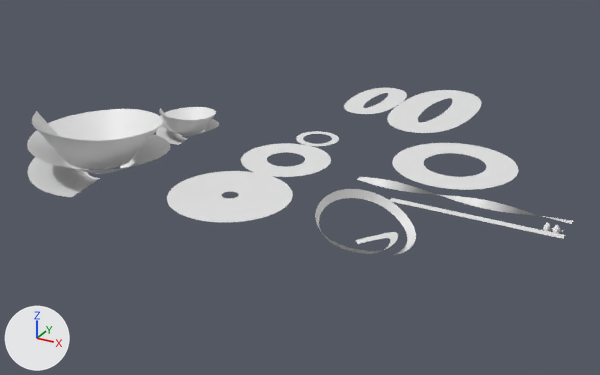
The Blender file blend/circle_UV.blend as it was, and as the next commit left it.
Both versions are drawn from a 50 mm lens placed at (475.0, -969.0, 404.0), pointed at (1.0, -107.0, -27.0). Lighting does not change. The marker at lower left points along +X, +Y and +Z.

The older version as bpy lines, for what is in view:
```python
me_mesh = bpy.data.meshes.new('Mesh')
me_mesh.from_pydata(...)  # 96 vertices, 48 faces; spans x -40.0..40.0, y -75.0..75.0, z 0.0
me_mesh.polygons.foreach_set('use_smooth', [True] * 48)
me_mesh_003 = bpy.data.meshes.new('Mesh.003')
me_mesh_003.from_pydata(...)  # 96 vertices, 48 faces; spans x -80.0..80.0, y -80.0..80.0, z 0.0
me_mesh_003.polygons.foreach_set('use_smooth', [True] * 48)
me_mesh_006 = bpy.data.meshes.new('Mesh.006')
me_mesh_006.from_pydata(...)  # 96 vertices, 48 faces; spans x -40.0..40.0, y -75.0..75.0, z 0.0
me_mesh_006.polygons.foreach_set('use_smooth', [True] * 48)
me_mesh_009 = bpy.data.meshes.new('Mesh.009')
me_mesh_009.from_pydata(...)  # 26 vertices, 12 faces; spans x -100.0..100.0, y -5.0..5.0, z 0.0
me_mesh_009.polygons.foreach_set('use_smooth', [True] * 12)
ob_bezieelipse_a60b25_width30 = bpy.data.objects.new('BezieElipse_A60B25_Width30', me_mesh)
ob_bezieelipse_a60b25_width30.location = (-30.0, 200.0, 0.0)
ob_bezieelipse_a72b30_width45 = bpy.data.objects.new('BezieElipse_A72B30_Width45', me_mesh_006)
ob_bezieelipse_a72b30_width45.location = (70.0, 200.0, 0.0)
ob_bezieelipse_a72b30_width45.scale = (1.5, 1.5, 1.5)
ob_beziercircle_centralr60_holer40_or80 = bpy.data.objects.new('BezierCircle_CentralR60_HoleR40_OR80', me_mesh_003)
ob_beziercircle_centralr60_holer40_or80.location = (170.0, 0.0, 0.0)
ob_straight = bpy.data.objects.new('Straight', me_mesh_009)
ob_straight.location = (240.0, -140.0, 0.0)
# also in view: 'BezierCircle_CentralR42_HoleR25_OR59' at (-30.0, -89.0, 0.0); 'BezierCurve.001' at (160.0, -252.0, 15.0); 'BezierCircle_CentralR42_HoleR10_OR74' at (-30.0, -222.0, 1.0); 'BezierSpiral_CentralR50_SLOPE0.2unitCircle' at (-221.0, -230.0, 35.0); 'BezierSpiral_CentralR25_SLOPE0.1unitCircle' at (-200.0, -70.0, 17.0)
```
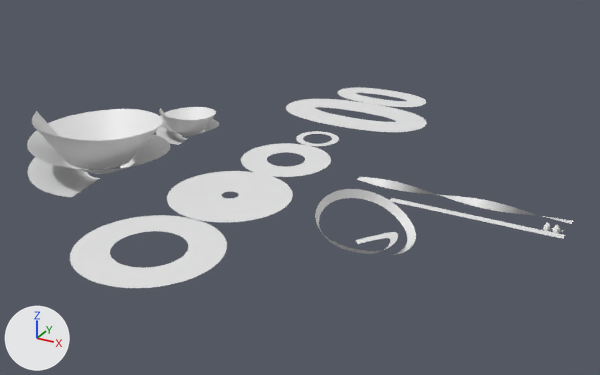
Pixel boxes [x1, y1, x2, y2] of what changed, in the pictures (600 x 375 px):
'BezierCircle_CentralR60_HoleR40_OR80', moved
    before: [392, 143, 519, 190]
    after: [70, 215, 227, 288]
'BezieElipse_A72B30_Width45', moved, turned
    before: [387, 90, 482, 133]
    after: [286, 99, 427, 132]
'BezieElipse_A60B25_Width30', moved, turned
    before: [344, 88, 407, 114]
    after: [337, 87, 426, 107]

What the commit changed:
Object 'BezierCircle_CentralR60_HoleR40_OR80' (ob_beziercircle_centralr60_holer40_or80) moves from (170.0, 0.0, 0.0) to (-30.0, -374.0, 0.0).
Object 'BezieElipse_A60B25_Width30' (ob_bezieelipse_a60b25_width30) moves from (-30.0, 200.0, 0.0) to (-30.0, 220.0, 0.0).
Object 'BezieElipse_A60B25_Width30' (ob_bezieelipse_a60b25_width30) turns from (0, 0, 0) to (0, 0, -90) degrees about x, y and z.
Object 'BezieElipse_A72B30_Width45' (ob_bezieelipse_a72b30_width45) moves from (70.0, 200.0, 0.0) to (-30.0, 120.0, 0.0).
Object 'BezieElipse_A72B30_Width45' (ob_bezieelipse_a72b30_width45) turns from (0, 0, 0) to (0, 0, -90) degrees about x, y and z.
